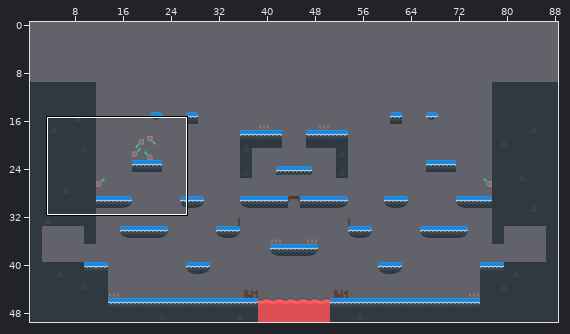
A Tiled map gets an edit: ProyectosHito2/KOTJ_CargaMapas/resources/mapas/mapaHielo.tmx. The first picture is a wide view before the edit; the outline marks the close-up.
Close-up. Earlier state:
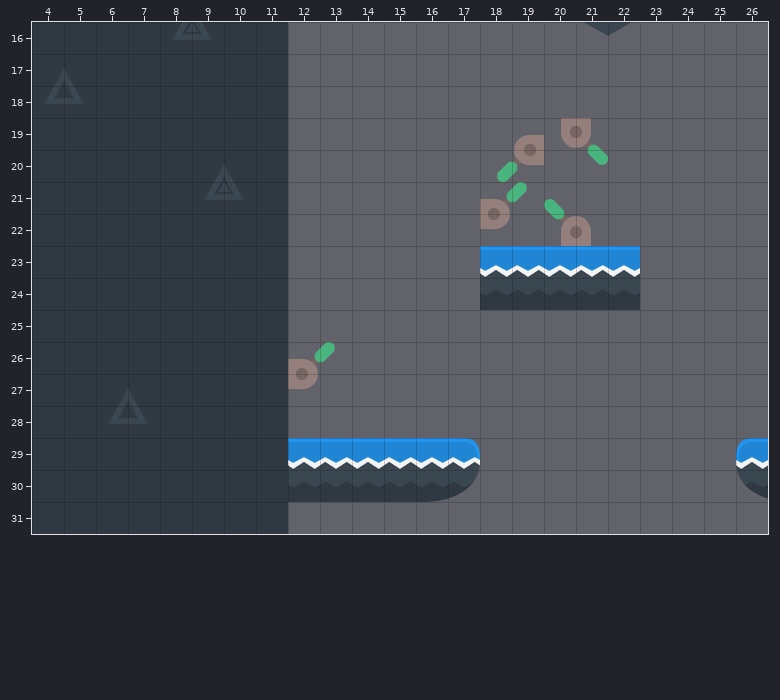
Cells are 32x32 px. Shown: x 4..26, y 16..31. The commit also changed other parts of the map, which this record leaves out. The old version is drawn lined up with the new one.
The result:
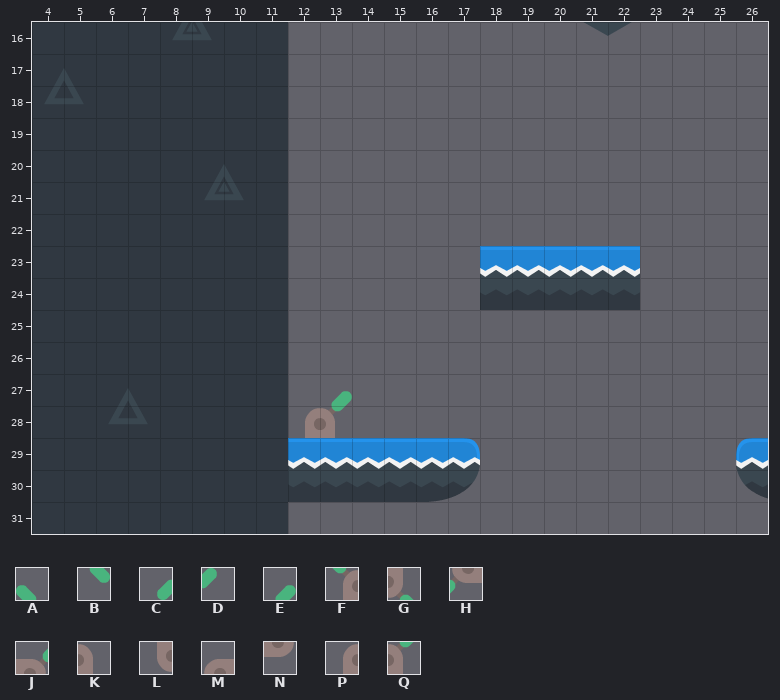
Key: from "tilesheet_complete": A 898, B 898 turned 180, C 898 turned 270, D 898 turned 90, E 903, F 942, G 942 turned 180, H 942 turned 270, J 942 turned 90, K 943, L 943 turned 180, M 943 turned 270, N 943 turned 90, P 946, Q 947.
_ is an empty cell, . an unchanged one.
The edit:
map size 90x40 -> 90x50 cells (old content now starts at 0,10; both pictures use the new coordinates)
--- layer "Escenario"
@@ x 18..21 @@
-19 .MLG
-20 CH.B
-21 JDA.
-22 N.FK
+19 .___
+20 __._
+21 ___.
+22 _.__
@@ x 12..13 @@
-26 JD
-27 N_
-28 __
+26 __
+27 _E
+28 PQ
Changed places in both close-ups, as pixel boxes (x1, y1, x2, y2):
removed: (480, 118, 608, 246)
changed: (288, 342, 352, 438)
